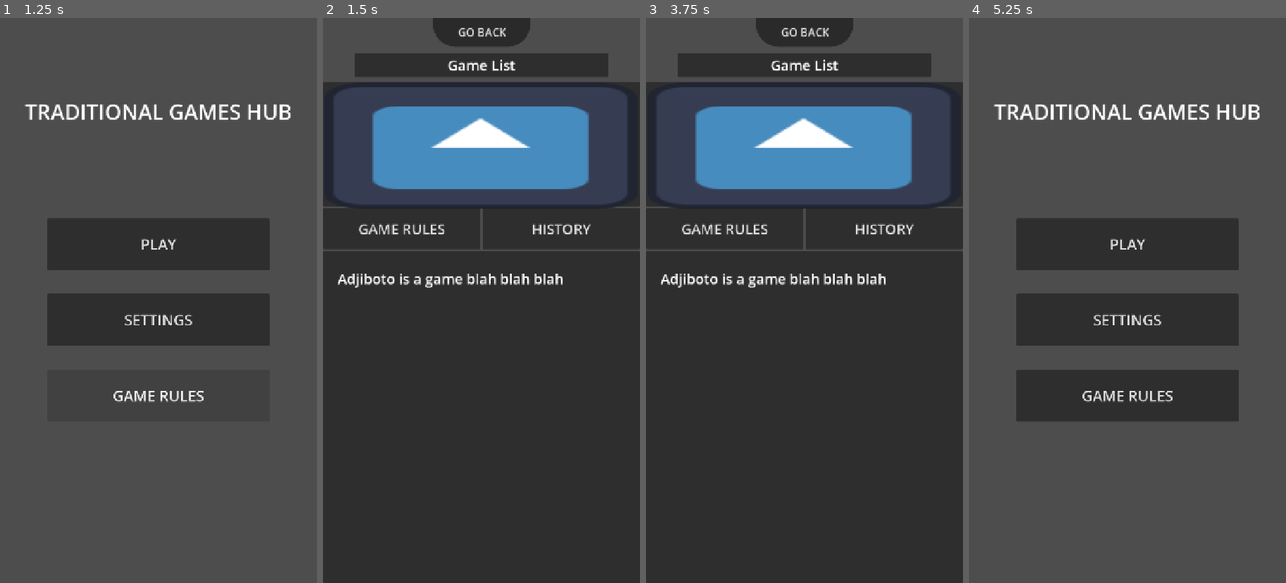
Above: before the commit, frames 1-4 (left to right).
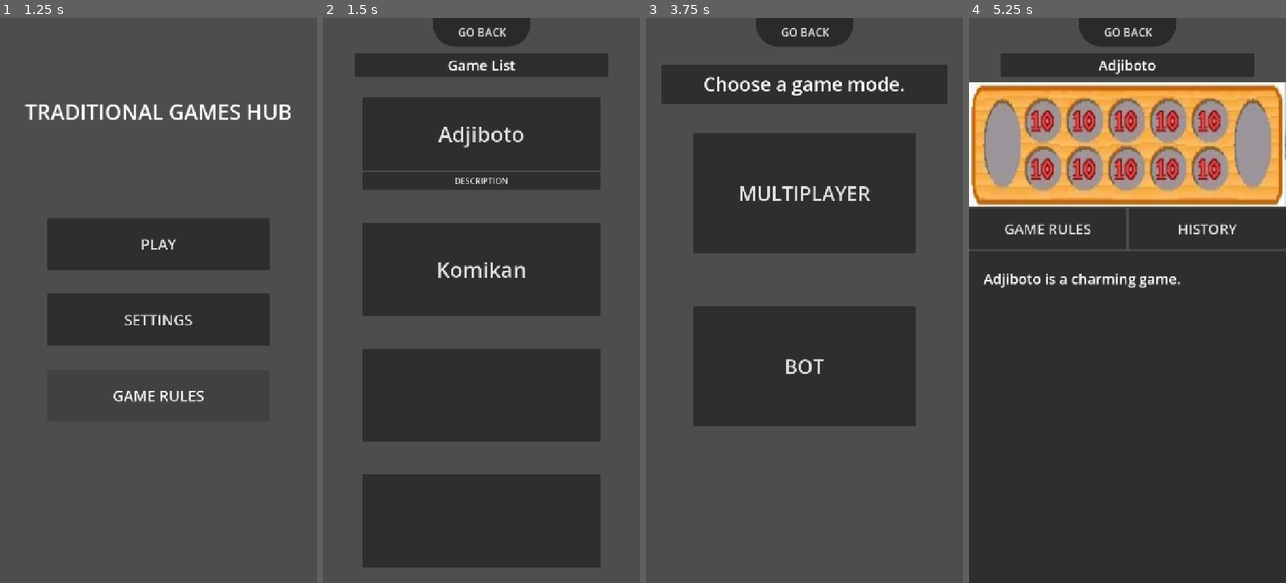
Above: after the commit, the same moments.

Repository: LeYohan-rgb/trad-games-hub
Game: Godot game, scene res://Scenes/starting_screen.tscn
Same seed, same stepped clock (60 frames per second), same inputs: the game is played once before the commit and once after it. The engine's default icon, where the game draws it, is replaced by a stand-in: a white triangle on a blue panel in a dark square.
Inputs (mouse positions are in pixels of both pictures, inside the frame that each line leads up to):
- Up to frame 1 (1.25 s): click "GAME RULES" at 0.5 s
- Up to frame 2 (1.5 s): click "PLAY" at 1.25 s
- Up to frame 3 (3.75 s): click "GO BACK" at 2 s; click "PLAY" at 2.75 s; click (804, 131) at 3.5 s, where only the run after the commit has a clickable "Adjiboto"
- Up to frame 4 (5.25 s): click "GO BACK" at 4.25 s; click (1127, 193) at 5 s, where only the run after the commit has a clickable "DESCRIPTION"

Frame 1 is identical in both runs. In frame 2, 46% of the frame differs, in the area x 0-100%, y 11-100%; in frame 3, 66%; in frame 4, 74%, in the area x 0-100%, y 0-100%.

Commit message:
Finished the game history and rules layout

Diff:
--- a/Scenes/game_selector.tscn
+++ b/Scenes/game_selector.tscn
@@ -7,6 +7,8 @@
 bg_color = Color(0.16565639, 0.16565642, 0.1656563, 1)
 corner_radius_bottom_right = 50
 corner_radius_bottom_left = 50
+
+[sub_resource type="StyleBoxEmpty" id="StyleBoxEmpty_jague"]
 
 [node name="game_selector" type="VBoxContainer" unique_id=1648952728]
 anchors_preset = 15
@@ -70,7 +72,6 @@
 vertical_alignment = 1
 
 [node name="display_list" type="VBoxContainer" parent="." unique_id=839183947]
-visible = false
 layout_mode = 2
 size_flags_vertical = 3
 size_flags_stretch_ratio = 8.0
@@ -116,18 +117,20 @@
 offset_transform_scale = Vector2(0.75, 0.75)
 
 [node name="desc_box" type="VBoxContainer" parent="." unique_id=1092798658]
+visible = false
 layout_mode = 2
 size_flags_vertical = 3
 size_flags_stretch_ratio = 8.0
 
-[node name="image_panel" type="Panel" parent="desc_box" unique_id=606973169]
+[node name="image_panel" type="Button" parent="desc_box" unique_id=359644660]
 layout_mode = 2
 size_flags_vertical = 3
-
-[node name="game_image" type="Sprite2D" parent="desc_box/image_panel" unique_id=853764690]
-position = Vector2(358, 144.5)
-scale = Vector2(5.5625, 2.2265625)
-texture = ExtResource("2_afr2y")
+theme_override_colors/icon_disabled_color = Color(1, 1, 1, 1)
+theme_override_styles/disabled = SubResource("StyleBoxEmpty_jague")
+disabled = true
+icon = ExtResource("2_afr2y")
+icon_alignment = 1
+expand_icon = true
 
 [node name="Panel2" type="VBoxContainer" parent="desc_box" unique_id=1422384701]
 layout_mode = 2
@@ -175,4 +178,5 @@
 [connection signal="pressed" from="Control/Control/go_back_btn" to="." method="_on_go_back_btn_pressed"]
 [connection signal="pressed" from="display_list/adjiboto_container/Button" to="." method="_on_button_pressed"]
 [connection signal="pressed" from="display_list/adjiboto_container/adjiboto_desc" to="." method="_on_adjiboto_desc_pressed"]
+[connection signal="pressed" from="desc_box/Panel2/HBoxContainer/game_rules_btn" to="." method="_on_game_rules_btn_pressed"]
 [connection signal="pressed" from="desc_box/Panel2/HBoxContainer/history_btn" to="." method="_on_history_btn_pressed"]
--- a/Scripts/Global.gd
+++ b/Scripts/Global.gd
@@ -14,7 +14,7 @@
 }
 
 var game_history : Dictionary = {
-	1: "",
+	1: "Adjiboto was seen in Guyana.",
 }
 #1 - ADJIBOTO
 func after_leaving_a_game():
--- a/Scripts/game_selector.gd
+++ b/Scripts/game_selector.gd
@@ -6,7 +6,7 @@
 @onready var display_list = $display_list
 @onready var text_lbl = $desc_box/Panel2/text_container/text_lbl
 @onready var title_lbl = $Control/Control2/Label
-@onready var game_image = $desc_box/image_panel/game_image
+@onready var game_image = $desc_box/image_panel
 # Called when the node enters the scene tree for the first time.
 func _ready() -> void:
 	pass # Replace with function body.
@@ -39,6 +39,7 @@
 	display_list.hide()
 	desc_box.show()
 
+	game_image.icon = load("res://Graphics/game_rules_images/"+Global.game_names[game_shown]+".png")
 	text_lbl.text = Global.game_rules[game_shown]
 
 func unshow_desc_box():
@@ -49,4 +50,10 @@
 
 
 func _on_history_btn_pressed() -> void:
+	game_image.icon = load("res://Graphics/history_images/"+Global.game_names[game_showing]+".png")
 	text_lbl.text = Global.game_history[game_showing]
+
+
+func _on_game_rules_btn_pressed() -> void:
+	game_image.icon = load("res://Graphics/game_rules_images/"+Global.game_names[game_showing]+".png")
+	text_lbl.text = Global.game_rules[game_showing]
Binary file added: Graphics/game_rules_images/Adjiboto.png
Not shown, added: Graphics/game_rules_images/Adjiboto.png.import
